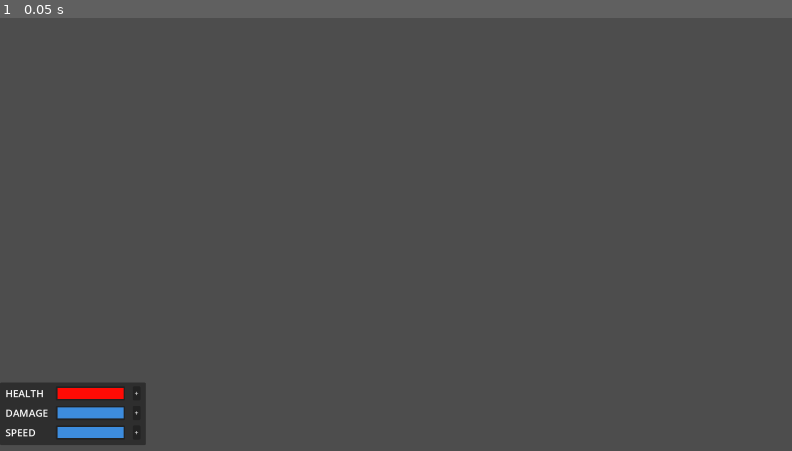
Above: before the commit, frame 1.
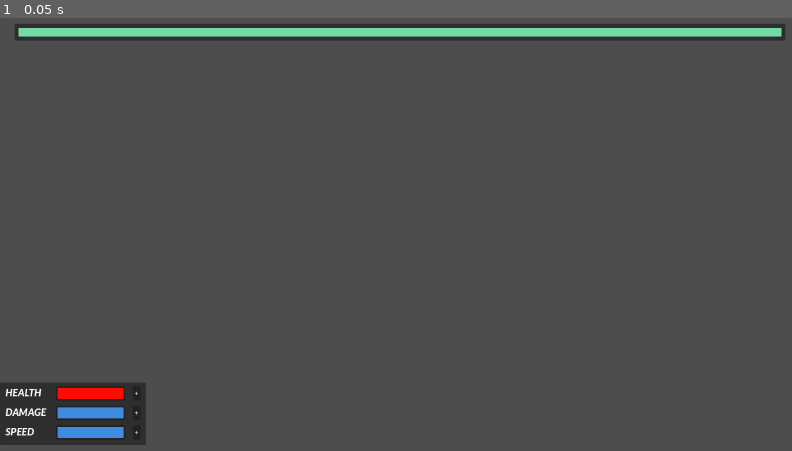
Above: after the commit, the same moment.

Repository: borna-misetic/X.Press-2025
Game: Godot game, scene res://Scenes/upgrade_component.tscn
The game is run twice, just before and just after one commit, with the same random seed, the same clock (stepped at 60 frames per second) and the same inputs. This scene is started directly instead of the project's main scene.
Inputs:
- Up to frame 1 (0.05 s): no input

The runs differ from the first frame. In frame 1, 3.8% of the frame differs, in the area x 0-100%, y 1-97%.

Commit message:
Font and ui

Diff:
--- a/Scenes/upgrade_component.tscn
+++ b/Scenes/upgrade_component.tscn
@@ -1,4 +1,6 @@
-[gd_scene load_steps=5 format=3 uid="uid://h3jdas4d3j4h"]
+[gd_scene load_steps=6 format=3 uid="uid://1uetr6rjdv4b"]
+
+[ext_resource type="FontFile" uid="uid://dmje0kblmalj4" path="res://Fonts/lato.heavy-italic.ttf" id="1_6wwle"]
 
 [sub_resource type="Gradient" id="Gradient_t5hhx"]
 colors = PackedColorArray(1, 0.0431373, 0.0235294, 1, 0.999626, 0.0440696, 0.0244271, 1)
@@ -24,15 +26,49 @@
 
 [node name="VBoxContainer" type="VBoxContainer" parent="."]
 layout_mode = 1
-anchors_preset = 2
-anchor_top = 1.0
-anchor_bottom = 1.0
-offset_top = -204.0
-offset_right = 300.0
-grow_vertical = 0
+anchors_preset = 15
+anchor_right = 1.0
+anchor_bottom = 1.0
+grow_horizontal = 2
+grow_vertical = 2
+
+[node name="MarginContainer2" type="MarginContainer" parent="VBoxContainer"]
+custom_minimum_size = Vector2(0, 10)
+layout_mode = 2
+
+[node name="Panel" type="Panel" parent="VBoxContainer"]
+custom_minimum_size = Vector2(1850, 40)
+layout_mode = 2
+size_flags_horizontal = 4
+size_flags_vertical = 0
+
+[node name="ColorRect" type="ColorRect" parent="VBoxContainer/Panel"]
+custom_minimum_size = Vector2(1830, 20)
+layout_mode = 1
+anchors_preset = 8
+anchor_left = 0.5
+anchor_top = 0.5
+anchor_right = 0.5
+anchor_bottom = 0.5
+grow_horizontal = 2
+grow_vertical = 2
+
+[node name="XP" type="ColorRect" parent="VBoxContainer/Panel/ColorRect"]
+custom_minimum_size = Vector2(0, 20)
+layout_mode = 1
+anchors_preset = 4
+anchor_top = 0.5
+anchor_bottom = 0.5
+offset_top = -10.0
+offset_right = 1830.0
+offset_bottom = 10.0
+grow_vertical = 2
+color = Color(0.46373, 0.853108, 0.64473, 1)
 
 [node name="HBoxContainer" type="HBoxContainer" parent="VBoxContainer"]
 layout_mode = 2
+size_flags_horizontal = 0
+size_flags_vertical = 10
 
 [node name="Upgrade panel" type="Panel" parent="VBoxContainer/HBoxContainer"]
 custom_minimum_size = Vector2(350, 150)
@@ -65,6 +101,7 @@
 custom_minimum_size = Vector2(102, 34)
 layout_mode = 2
 size_flags_horizontal = 0
+theme_override_fonts/font = ExtResource("1_6wwle")
 theme_override_font_sizes/font_size = 24
 text = "HEALTH"
 
@@ -125,6 +162,7 @@
 custom_minimum_size = Vector2(102, 34)
 layout_mode = 2
 size_flags_horizontal = 0
+theme_override_fonts/font = ExtResource("1_6wwle")
 theme_override_font_sizes/font_size = 24
 text = "DAMAGE"
 
@@ -185,6 +223,7 @@
 custom_minimum_size = Vector2(102, 34)
 layout_mode = 2
 size_flags_horizontal = 0
+theme_override_fonts/font = ExtResource("1_6wwle")
 theme_override_font_sizes/font_size = 24
 text = "SPEED"
 
Binary file added: Fonts/lato.heavy-italic.ttf
Not shown, added: Fonts/lato.heavy-italic.ttf.import
